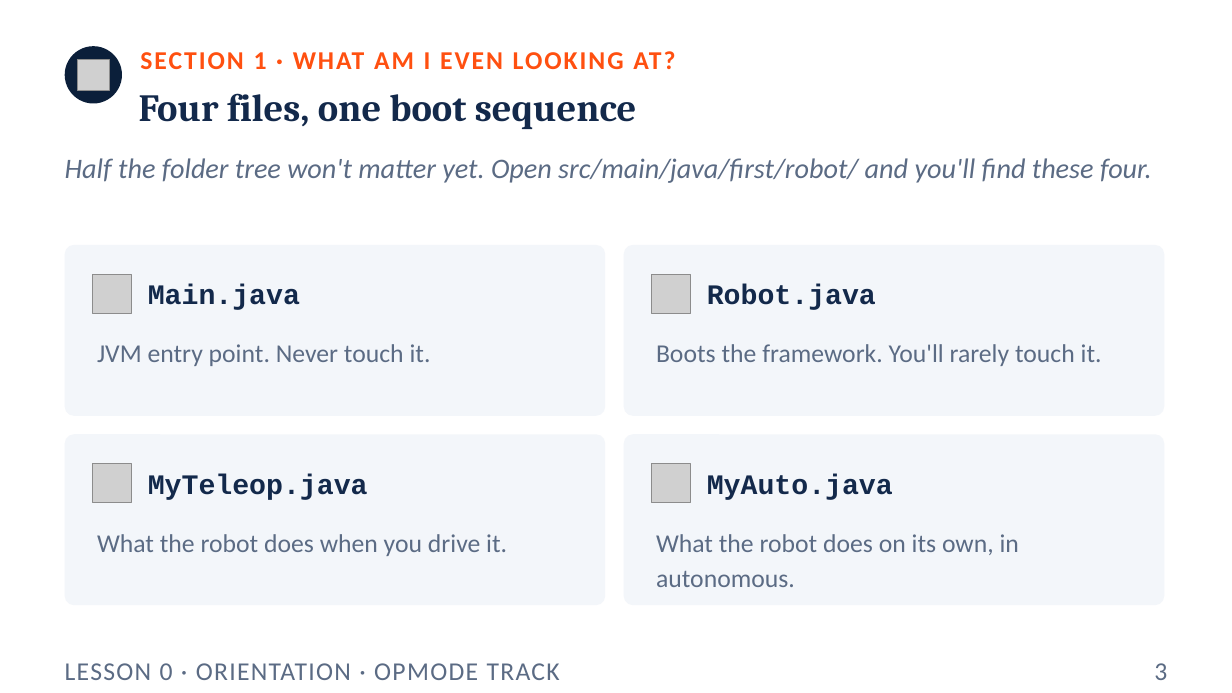
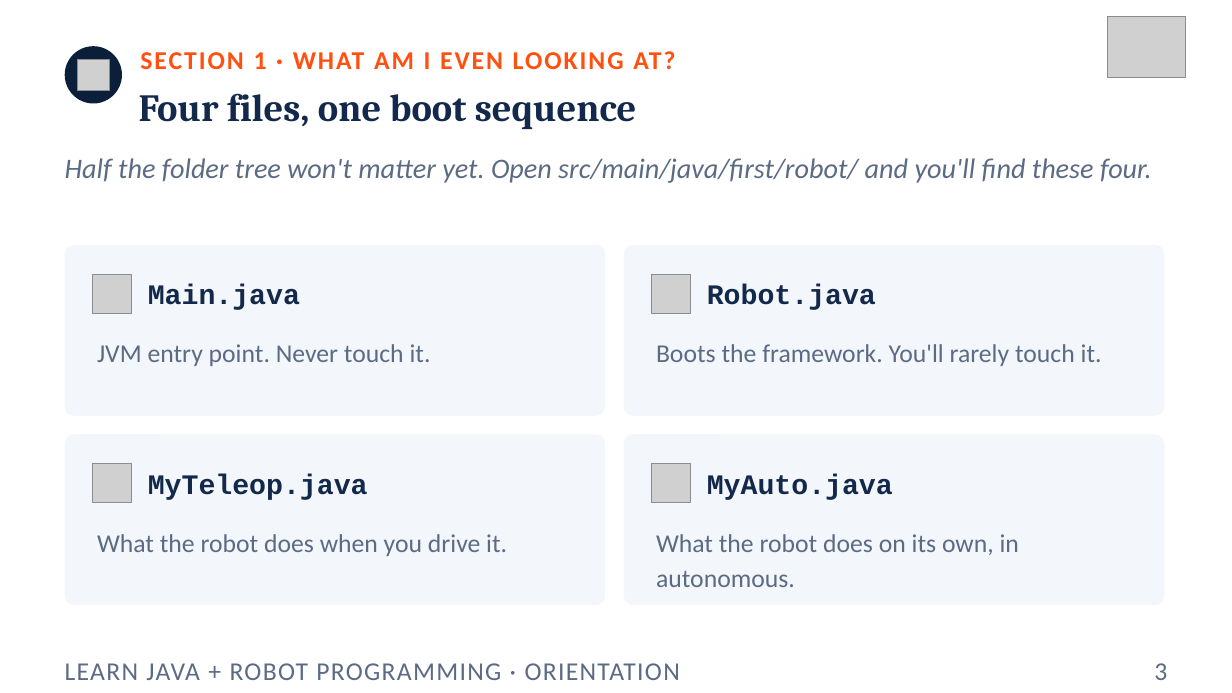
Before and after one commit to FRC5010/BasicRobotLessons, a slide deck: slide 3 of docs/presentations/v3/00-orientation.pptx. Drawn at 1232x693 pixels with LibreOffice and Linux fonts; fonts in the diff are those of the drawing; grey boxes stand for pictures. Boxes give left, top, right and bottom in pixels: in the first picture for what was removed or moved away, otherwise in the second. Text is boxed around its words. In the diff, an @@ line names an element or a change of style, - is before the commit and + after.

```diff
--- a/docs/presentations/v3/00-orientation.pptx
+++ b/docs/presentations/v3/00-orientation.pptx
@@ picture added at (x1=1107, y1=17, x2=1186, y2=78) @@
@@ text at (x1=65, y1=663, x2=680, y2=680): text changed @@
-LESSON 0 · ORIENTATION · OPMODE TRACK
+LEARN JAVA + ROBOT PROGRAMMING · ORIENTATION
```
Also in this commit, not shown: 10 other slides changed, 40 other files.
